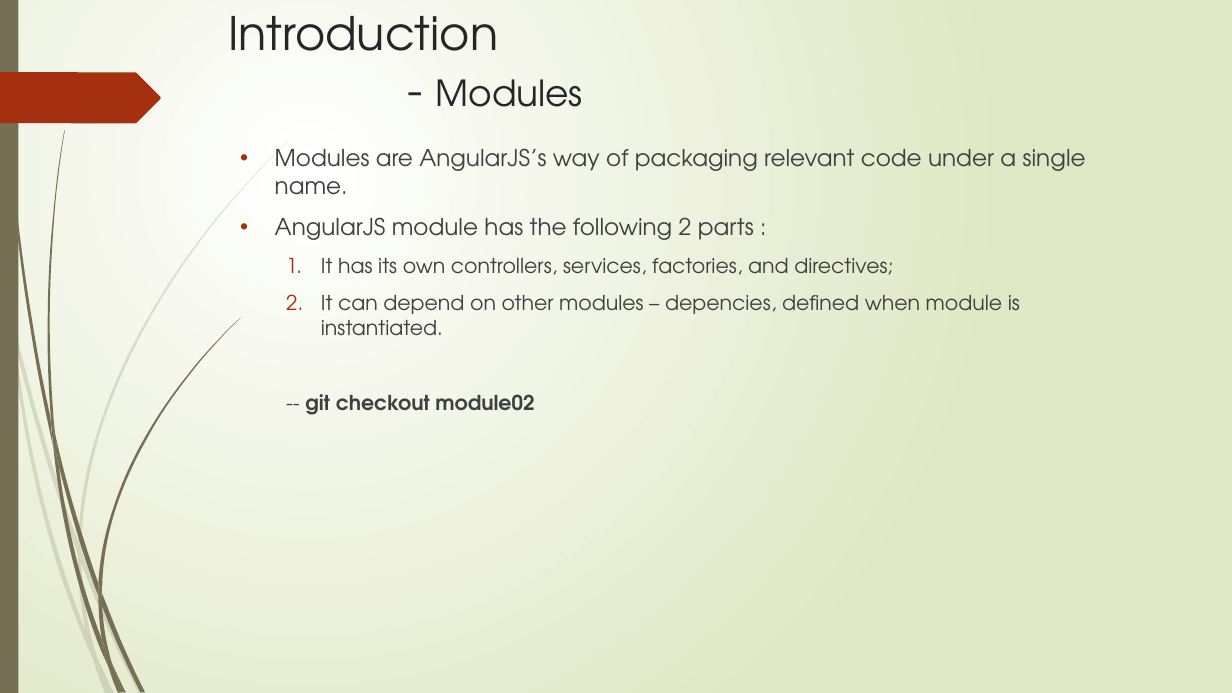
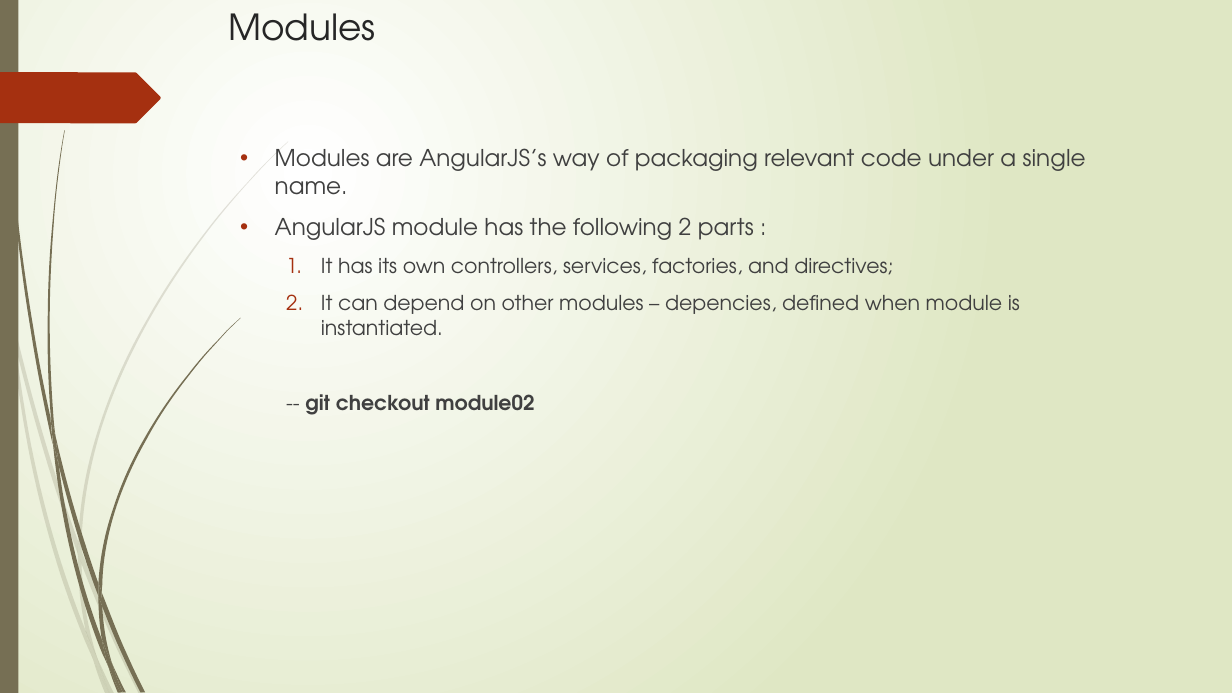
Before and after one commit to rahulmeghlan/angularjsTraining, a slide deck: slide 5 of AngularJS.pptx. Drawn at 1232x693 pixels with LibreOffice and Linux fonts; fonts in the diff are those of the drawing. Boxes give left, top, right and bottom in pixels: in the first picture for what was removed or moved away, otherwise in the second. Text is boxed around its words. In the diff, an @@ line names an element or a change of style, - is before the commit and + after.

```diff
--- a/AngularJS.pptx
+++ b/AngularJS.pptx
@@ title at (228,13,375,41): text changed; size 36 to 28 pt @@
-Introduction
-- Modules
+Modules
```
Also in this commit, not shown: 1 other slide changed.
